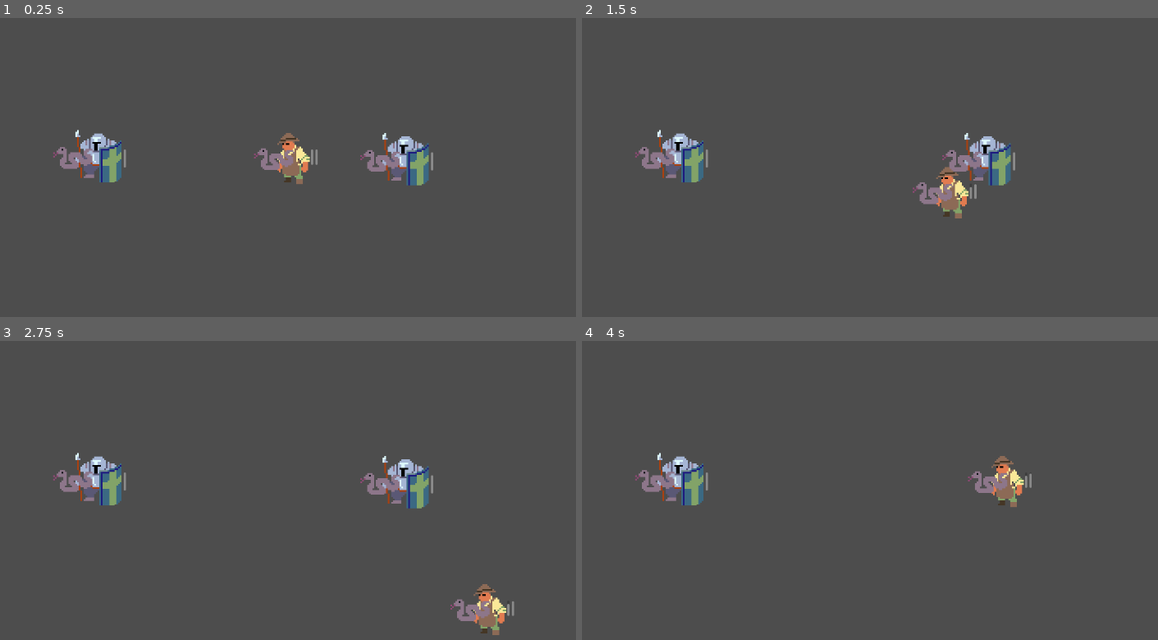
Above: before the commit, frames 1-4 (two rows, left to right).
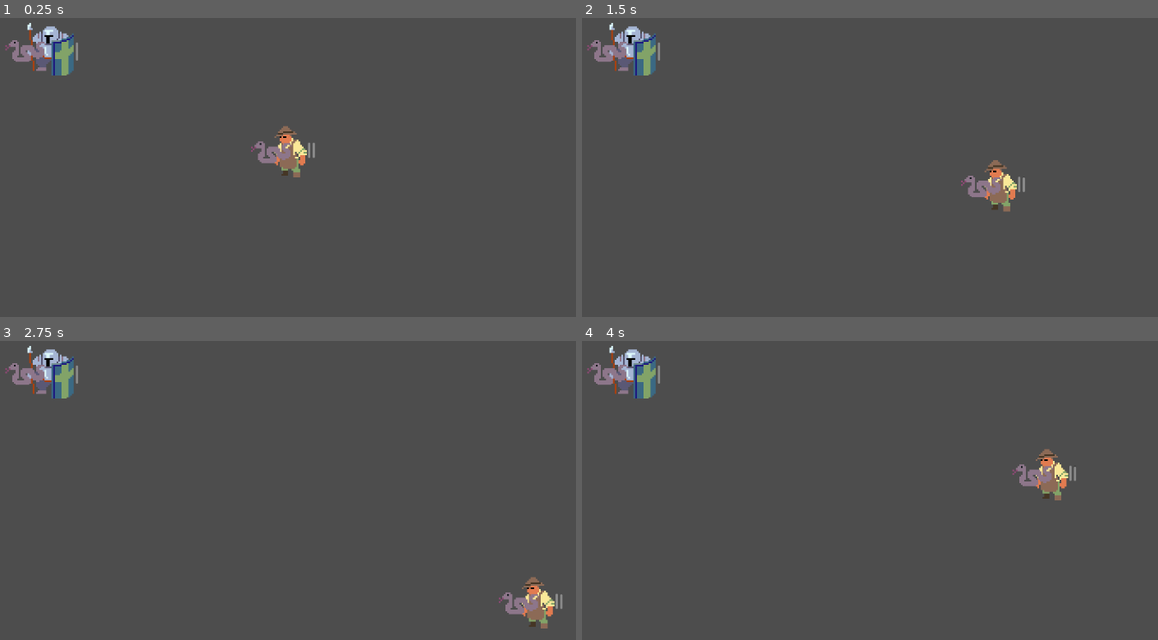
Above: after the commit, the same moments.

Repository: Bug-Bone-Studios/Ant---Godot-game-Unnamed-
Game: Godot game, scene res://Scenes/worlds/world.tscn
The game is run twice, just before and just after one commit, with the same random seed, the same clock (stepped at 60 frames per second) and the same inputs. Before the commit the project starts from res://z.ARCHIVE/scenes/worlds/world.tscn.
Inputs:
- Up to frame 1 (0.25 s): no input
- Up to frame 2 (1.5 s): tap Enter at 0.5 s; hold D (move_right) 0.53-1.28 s; hold Shift (sprint) 0.53-1.28 s; hold S (move_down) from 1.28 s (still down); tap Shift (sprint) at 1.35 s
- Up to frame 3 (2.75 s): release S (move_down) at 2.03 s; hold D (move_right) from 2.03 s (still down); hold Shift (sprint) from 2.03 s (still down)
- Up to frame 4 (4 s): release D (move_right) at 2.78 s; release Shift (sprint) at 2.78 s; hold W (move_up) 2.78-3.53 s; tap Shift (sprint) at 2.85 s; hold A (move_left) from 3.53 s (still down); hold Shift (sprint) from 3.53 s (still down)

The runs differ from the first frame. In frame 1, 4.4% of the frame differs, in the area x 0-76%, y 1-57%; in frame 2, 4.9%; in frame 3, 5.2%, in the area x 0-98%, y 1-99%; in frame 4, 3.9%.

Commit message:
I forgot

Diff:
--- a/Scenes/test_enemy.tscn
+++ b/Scenes/test_enemy.tscn
@@ -17,7 +17,7 @@
 [sub_resource type="RectangleShape2D" id="RectangleShape2D_was6l"]
 size = Vector2(32, 66.5)
 
-[node name="test_enemy" type="CharacterBody2D"]
+[node name="test_enemy" type="CharacterBody2D" groups=["enemy"]]
 script = ExtResource("1_nxrrk")
 
 [node name="enemy_collider" type="CollisionShape2D" parent="."]
--- a/z.ARCHIVE/scenes/worlds/world.tscn
+++ b/Scenes/worlds/world.tscn
@@ -9,13 +9,10 @@
 
 [node name="enemies" type="Node" parent="entities"]
 
-[node name="test_enemy" parent="entities/enemies" instance=ExtResource("1_4kw6h")]
-position = Vector2(771, 310)
-
 [node name="test_enemy2" parent="entities/enemies" instance=ExtResource("1_4kw6h")]
-position = Vector2(231, 305)
+position = Vector2(147, 117)
 
 [node name="players" type="Node" parent="entities"]
 
 [node name="player_rework" parent="entities/players" instance=ExtResource("2_tn8n3")]
-position = Vector2(572, 309)
+position = Vector2(567, 297)
--- a/Scripts/test_sword.gd
+++ b/Scripts/test_sword.gd
@@ -7,5 +7,5 @@
 
 func _on_sword_hitbox_area_entered(area: HitboxComponent) -> void:
 	# Ensure we only deal damage if the area isn't from the same parent
-	if area.get_parent() != parent:
+	if area.get_parent() != parent and is_in_group("enemy") or is_in_group("player"):
 		$WeaponComponent.deal_damage(area)
--- a/project.godot
+++ b/project.godot
@@ -30,6 +30,7 @@
 player="players"
 weapon=""
 pickupable=""
+enemy=""
 
 [input]
 
Not shown, changed: README.md
Not shown, added: Scenes/worlds/world.tscn4041890073.tmp
Not shown, added: Scenes/worlds/world.tscn4059930021.tmp
